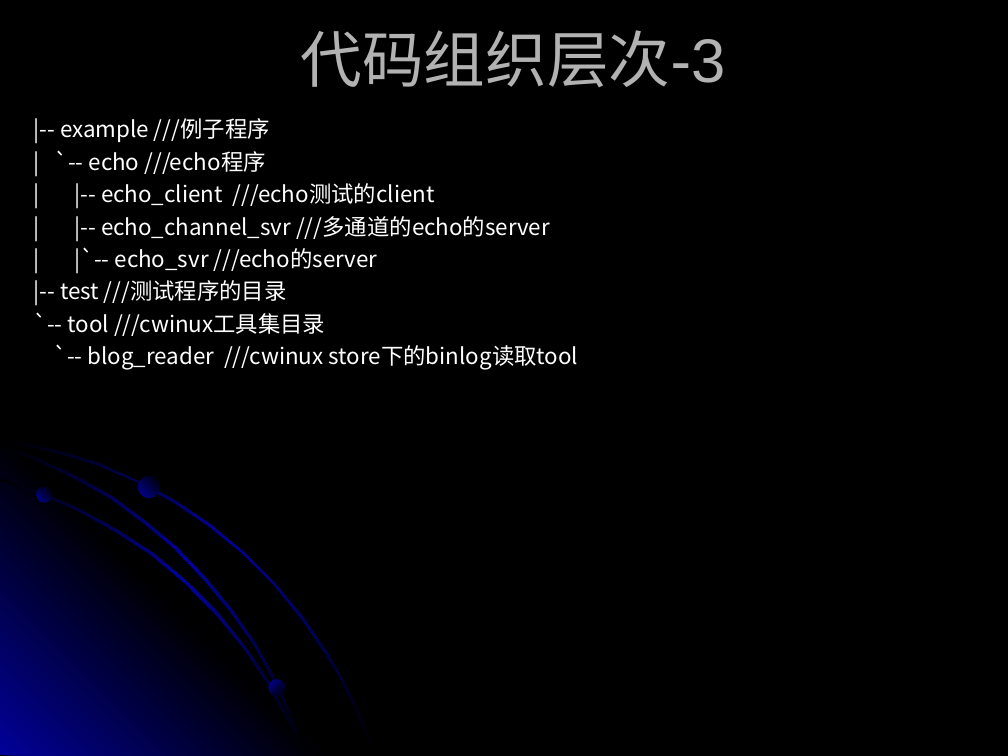
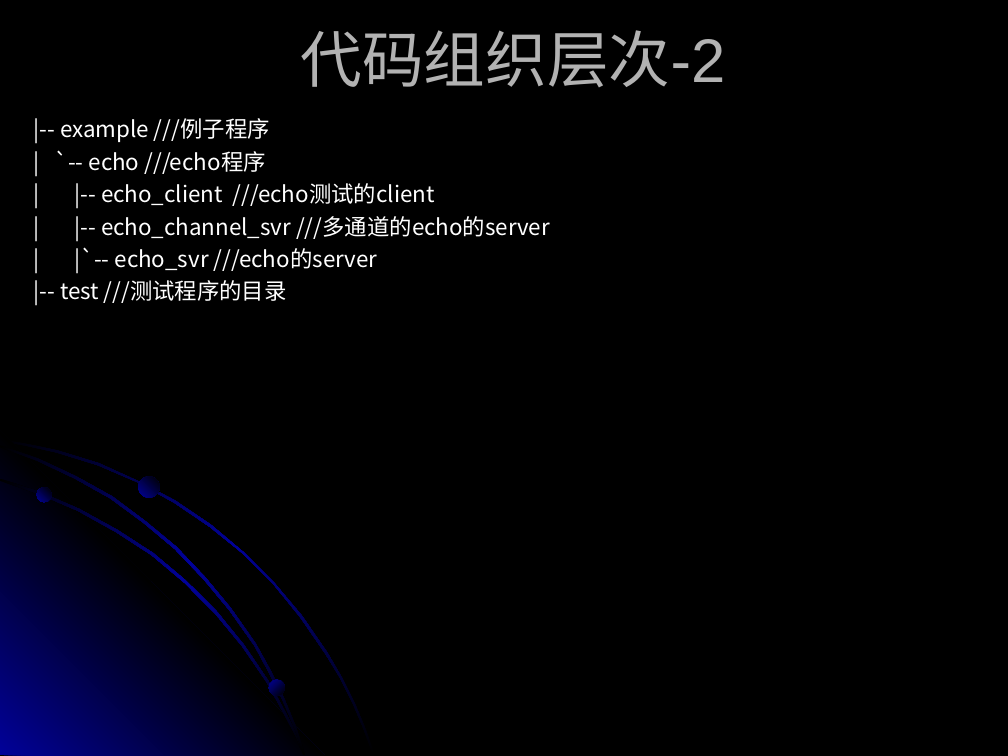
Before and after one commit to suchasplus/cwinux, a slide deck: slide 8 of cwinux/doc/CWINUX introduce.ppt (slide 9 before the commit). Drawn at 1008x756 pixels with LibreOffice and Linux fonts; fonts in the diff are those of the drawing. Boxes give left, top, right and bottom in pixels: in the first picture for what was removed or moved away, otherwise in the second. Text is boxed around its words. In the diff, an @@ line names an element or a change of style, - is before the commit and + after.

```diff
--- a/cwinux/doc/CWINUX introduce.ppt
+++ b/cwinux/doc/CWINUX introduce.ppt
@@ title at box(301, 30, 726, 87): text changed @@
-代码组织层次-3
+代码组织层次-2
@@ text at box(68, 313, 579, 370): paragraphs removed @@
-`-- tool ///cwinux工具集目录
-`-- blog_reader ///cwinux store下的binlog读取tool
```
Also in this commit, not shown: 3 other slides changed, 2 slides removed, 2 other files.
